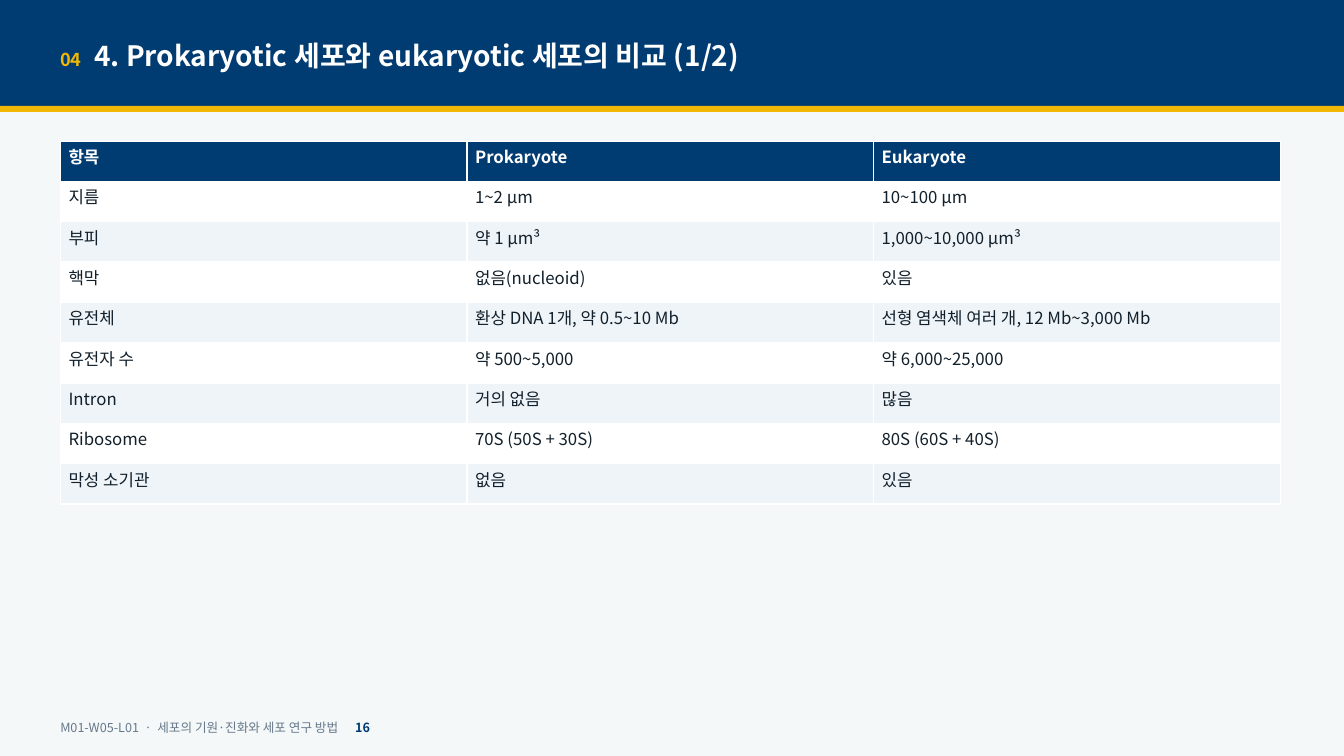
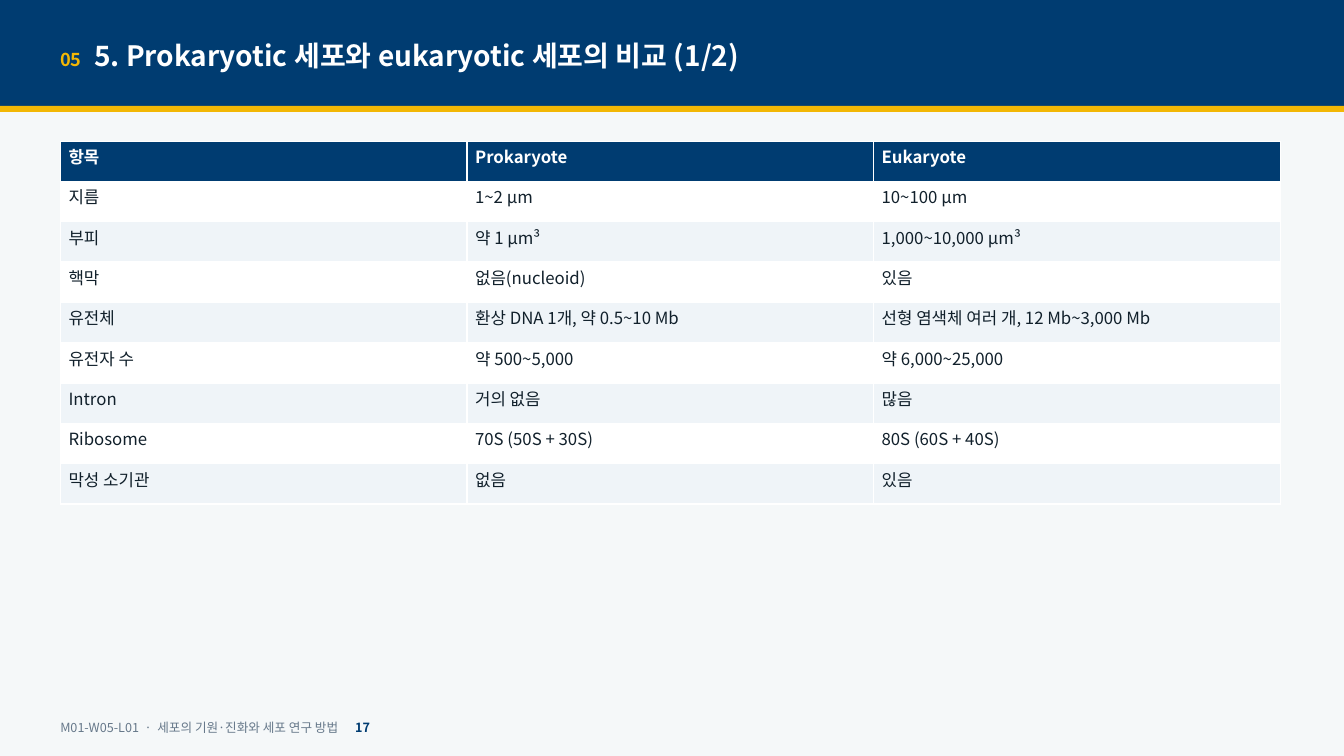
Before and after one commit to hoperiasd2/hoperiasd2.github.io, a slide deck: slide 17 of curriculum/M01/W05/L01/slides.pptx (slide 16 before the commit). Drawn at 1344x756 pixels with LibreOffice and Linux fonts; fonts in the diff are those of the drawing. Boxes give left, top, right and bottom in pixels: in the first picture for what was removed or moved away, otherwise in the second. Text is boxed around its words. In the diff, an @@ line names an element or a change of style, - is before the commit and + after.

```diff
--- a/curriculum/M01/W05/L01/slides.pptx
+++ b/curriculum/M01/W05/L01/slides.pptx
@@ text at [60,42,739,73]: text changed @@
-04 4. Prokaryotic 세포와 eukaryotic 세포의 비교 (1/2)
+05 5. Prokaryotic 세포와 eukaryotic 세포의 비교 (1/2)
@@ text at [60,721,370,733]: text changed @@
-M01-W05-L01 · 세포의 기원·진화와 세포 연구 방법 16
+M01-W05-L01 · 세포의 기원·진화와 세포 연구 방법 17
```
Also in this commit, not shown: 25 other slides changed, 1 slide added, 13 slides removed, 6 other files.
